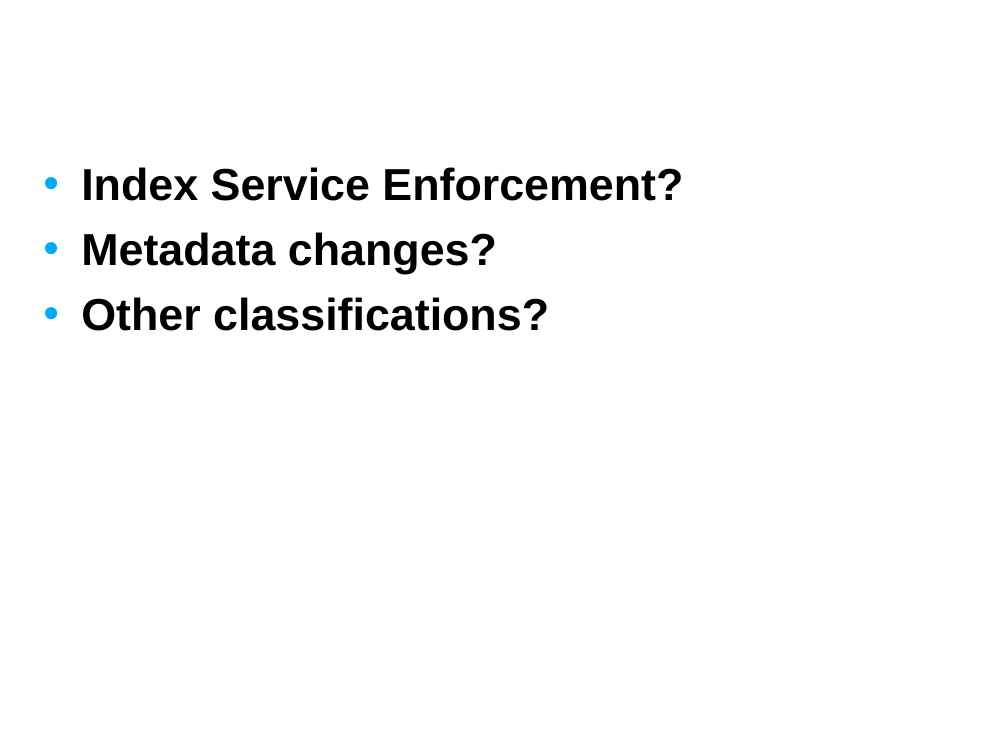
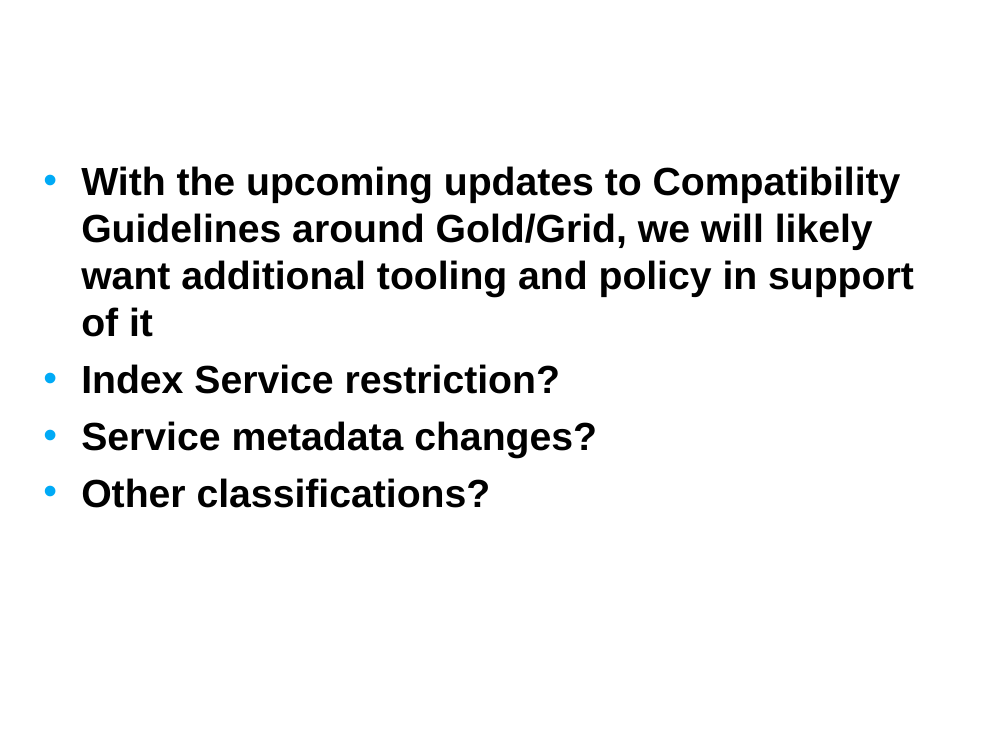
Before and after one commit to NCIP/cagrid-portal, a slide deck: slide 9 of cagrid-1-0/Documentation/presentations/200708_VCDE_ARCH/20070807_Day2_caGrid-2.0_Plans.ppt. Drawn at 1008x756 pixels with LibreOffice and Linux fonts; fonts in the diff are those of the drawing; background and template pictures are left out. Boxes give left, top, right and bottom in pixels: in the first picture for what was removed or moved away, otherwise in the second. Text is boxed around its words. In the diff, an @@ line names an element or a change of style, - is before the commit and + after.

```diff
--- a/cagrid-1-0/Documentation/presentations/200708_VCDE_ARCH/20070807_Day2_caGrid-2.0_Plans.ppt
+++ b/cagrid-1-0/Documentation/presentations/200708_VCDE_ARCH/20070807_Day2_caGrid-2.0_Plans.ppt
@@ text at bbox=[81, 166, 914, 458]: text changed; size 32 to 28 pt @@
-• Index Service Enforcement?
-• Metadata changes?
+• With the upcoming updates to Compatibility Guidelines around Gold/Grid, we will likely want additional tooling and policy in support of it
+• Index Service restriction?
+• Service metadata changes?
@@ text at bbox=[81, 478, 491, 508]: size 32 to 28 pt in "Other classifications?"; less space between paragraphs @@
```
Also in this commit, not shown: 4 other slides changed, 3 slides added, 3 slides removed, 1 other file.
